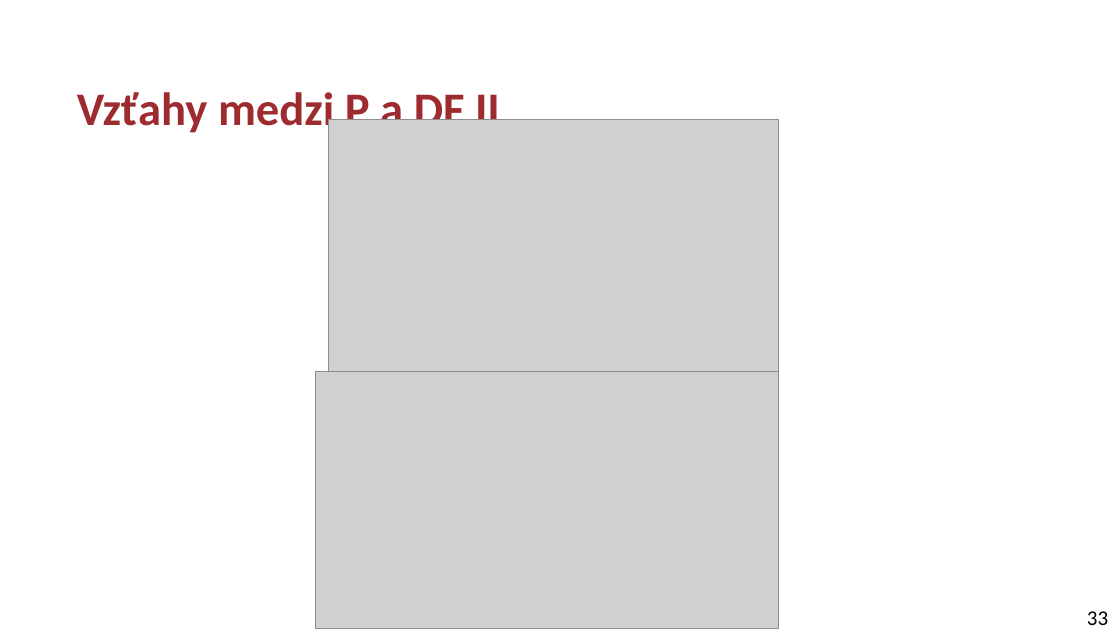
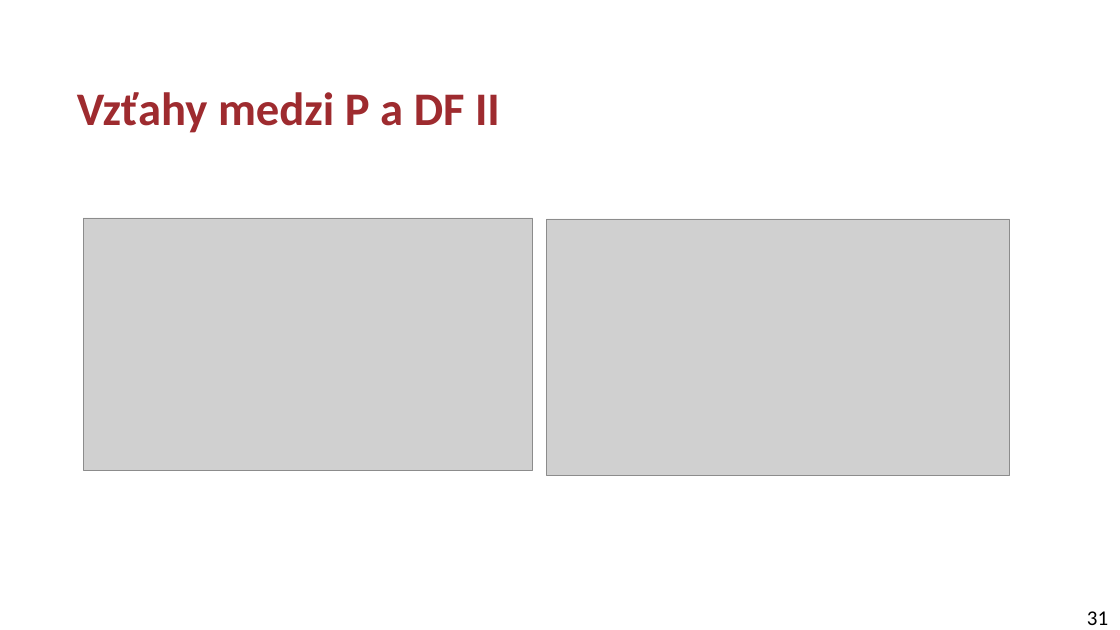
Before and after one commit to kocurvik/edu, a slide deck: slide 31 of RO/prednasky/p02.pptx (slide 33 before the commit). Drawn at 1120x630 pixels with LibreOffice and Linux fonts; fonts in the diff are those of the drawing; grey boxes stand for pictures. Boxes give left, top, right and bottom in pixels: in the first picture for what was removed or moved away, otherwise in the second. Text is boxed around its words. In the diff, an @@ line names an element or a change of style, - is before the commit and + after.

```diff
--- a/RO/prednasky/p02.pptx
+++ b/RO/prednasky/p02.pptx
@@ picture: place and size @@
-picture at box(329, 119, 778, 371)
+picture at box(83, 218, 533, 471)
@@ picture: place and size @@
-picture at box(315, 372, 778, 628)
+picture at box(547, 219, 1010, 476)
@@ page number at box(1087, 611, 1108, 625): text changed @@
-33
+31
```
Also in this commit, not shown: 10 other slides changed, 2 slides removed.
